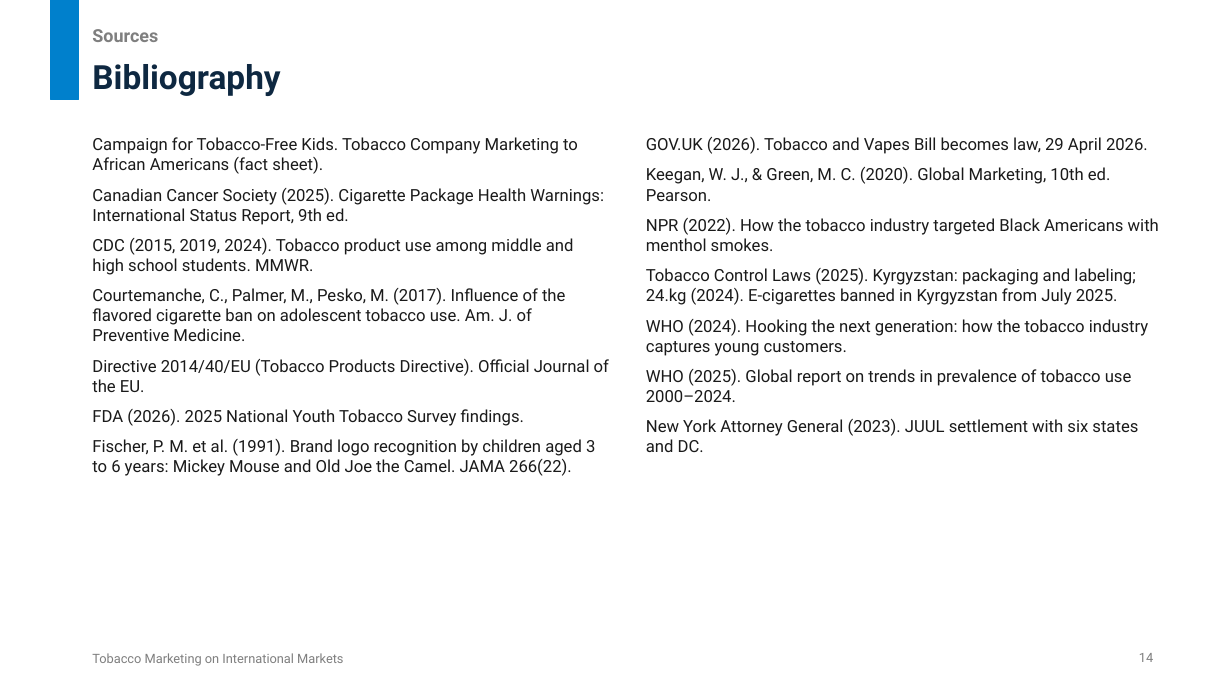
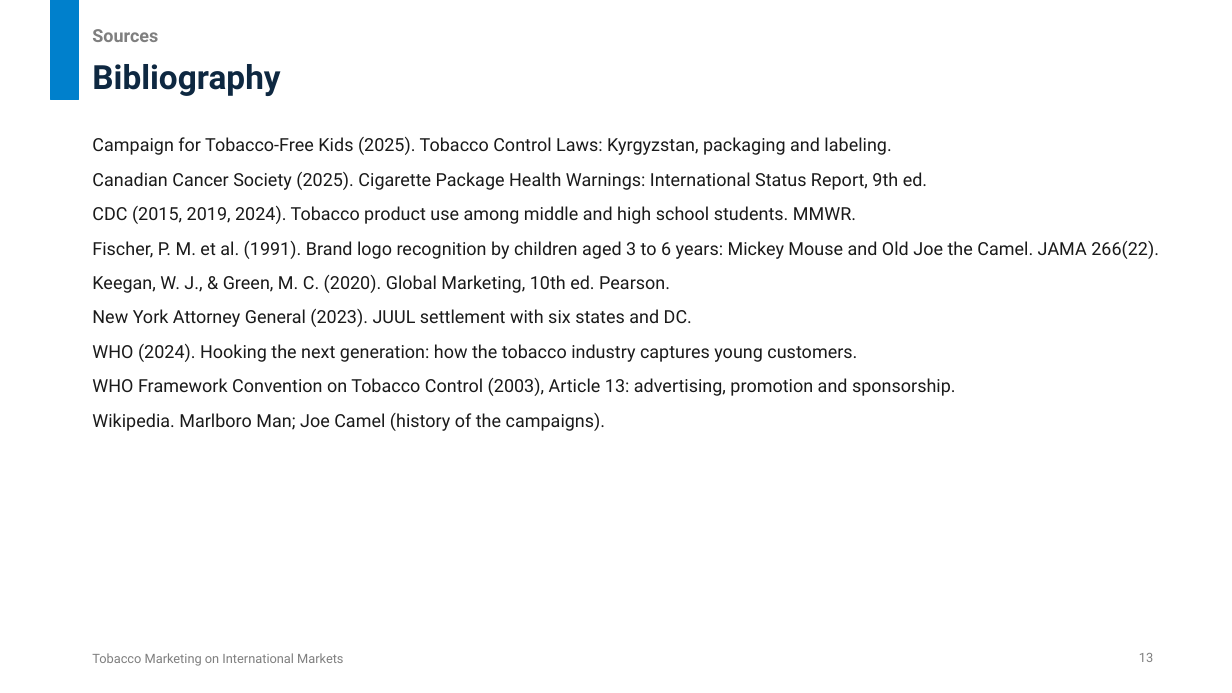
Before and after one commit to untitl333d/-frontend-slides, a slide deck: slide 13 of presentations/tobacco-marketing/Tobacco_Marketing_International_Markets.pptx (slide 14 before the commit). Drawn at 1232x693 pixels with LibreOffice and Linux fonts; fonts in the diff are those of the drawing. Boxes give left, top, right and bottom in pixels: in the first picture for what was removed or moved away, otherwise in the second. Text is boxed around its words. In the diff, an @@ line names an element or a change of style, - is before the commit and + after.

```diff
--- a/presentations/tobacco-marketing/Tobacco_Marketing_International_Markets.pptx
+++ b/presentations/tobacco-marketing/Tobacco_Marketing_International_Markets.pptx
@@ text at <box>92,137,891,155</box>: text changed; size 13 to 14 pt @@
-Campaign for Tobacco-Free Kids. Tobacco Company Marketing to African Americans (fact sheet).
+Campaign for Tobacco-Free Kids (2025). Tobacco Control Laws: Kyrgyzstan, packaging and labeling.
@@ text removed at <box>646,137,1159,452</box> @@
-GOV.UK (2026). Tobacco and Vapes Bill becomes law, 29 April 2026.
-Keegan, W. J., & Green, M. C. (2020). Global Marketing, 10th ed. Pearson.
-NPR (2022). How the tobacco industry targeted Black Americans with menthol smokes.
-Tobacco Control Laws (2025). Kyrgyzstan: packaging and labeling; 24.kg (2024). E-cigarettes banned in Kyrgyzstan from July 2025.
-WHO (2024). Hooking the next generation: how the tobacco industry captures young customers.
-WHO (2025). Global report on trends in prevalence of tobacco use 2000–2024.
-New York Attorney General (2023). JUUL settlement with six states and DC.
@@ text at <box>92,172,1159,259</box>: size 13 to 14 pt in "Canadian Cancer Society (2025). Cigarette Package Health ...", "CDC (2015, 2019, 2024). Tobacco product use ...", "Fischer, P. M. et al. (1991). Brand ..."; more space between paragraphs @@
@@ text at <box>92,288,609,426</box>: paragraphs removed @@
-Courtemanche, C., Palmer, M., Pesko, M. (2017). Influence of the flavored cigarette ban on adolescent tobacco use. Am. J. of Preventive Medicine.
-Directive 2014/40/EU (Tobacco Products Directive). Official Journal of the EU.
-FDA (2026). 2025 National Youth Tobacco Survey findings.
@@ text at <box>92,275,956,431</box>: paragraphs added @@
+Keegan, W. J., & Green, M. C. (2020). Global Marketing, 10th ed. Pearson.
+New York Attorney General (2023). JUUL settlement with six states and DC.
+WHO (2024). Hooking the next generation: how the tobacco industry captures young customers.
+WHO Framework Convention on Tobacco Control (2003), Article 13: advertising, promotion and sponsorship.
+Wikipedia. Marlboro Man; Joe Camel (history of the campaigns).
@@ page number at <box>1139,653,1153,662</box>: text changed @@
-14
+13
```
Also in this commit, not shown: 4 other slides changed, 8 slides added, 9 slides removed, 2 other files.
